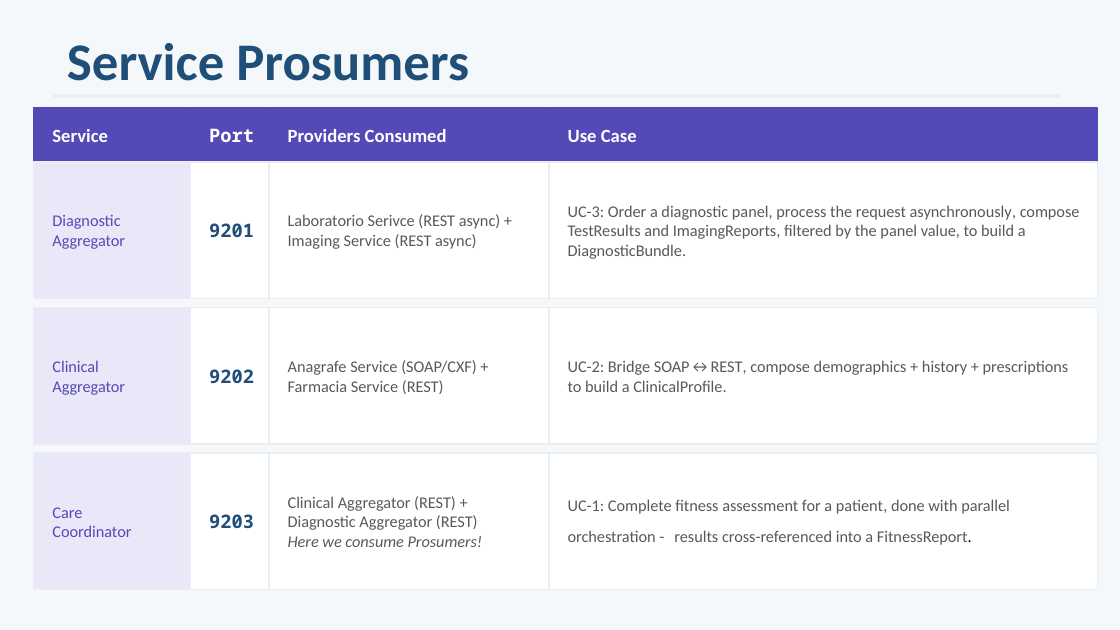
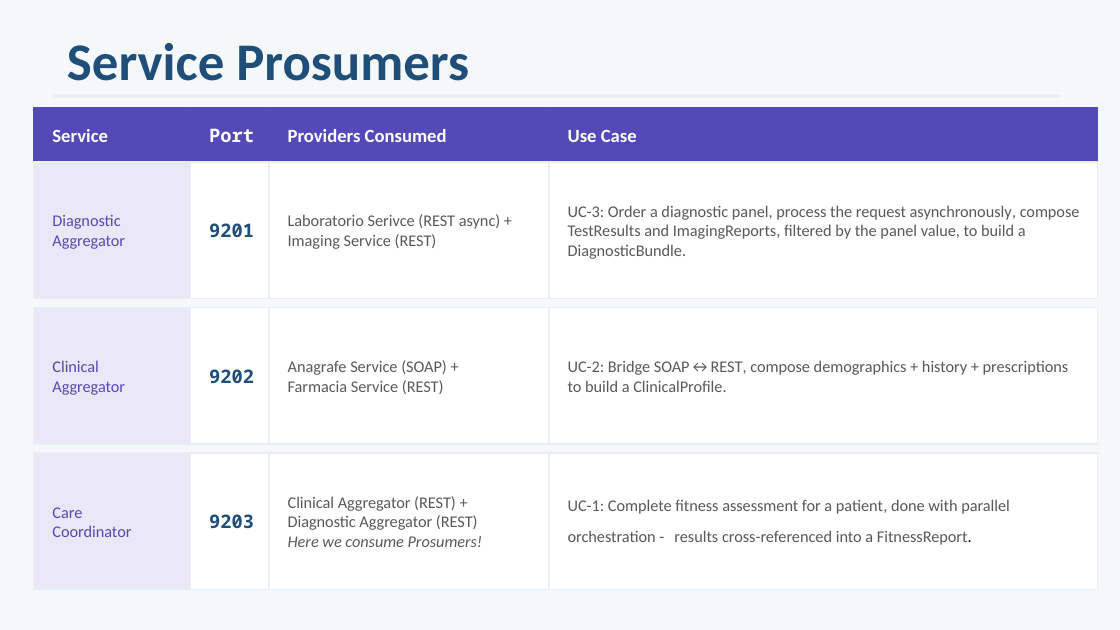
Before and after one commit to ediscota/Healthsoa, a slide deck: slide 9 of docs/HealthSOA_Presentation.pptx. Drawn at 1120x630 pixels with LibreOffice and Linux fonts; fonts in the diff are those of the drawing. Boxes give left, top, right and bottom in pixels: in the first picture for what was removed or moved away, otherwise in the second. Text is boxed around its words. In the diff, an @@ line names an element or a change of style, - is before the commit and + after.

Commit message:
Updated slides

```diff
--- a/docs/HealthSOA_Presentation.pptx
+++ b/docs/HealthSOA_Presentation.pptx
@@ text at (288, 234, 437, 249): text changed @@
-Imaging Service (REST async)
+Imaging Service (REST)
@@ text at (288, 360, 447, 375): text changed @@
-Anagrafe Service (SOAP/CXF) +
+Anagrafe Service (SOAP) +
```
Also in this commit, not shown: 1 other slide changed.
